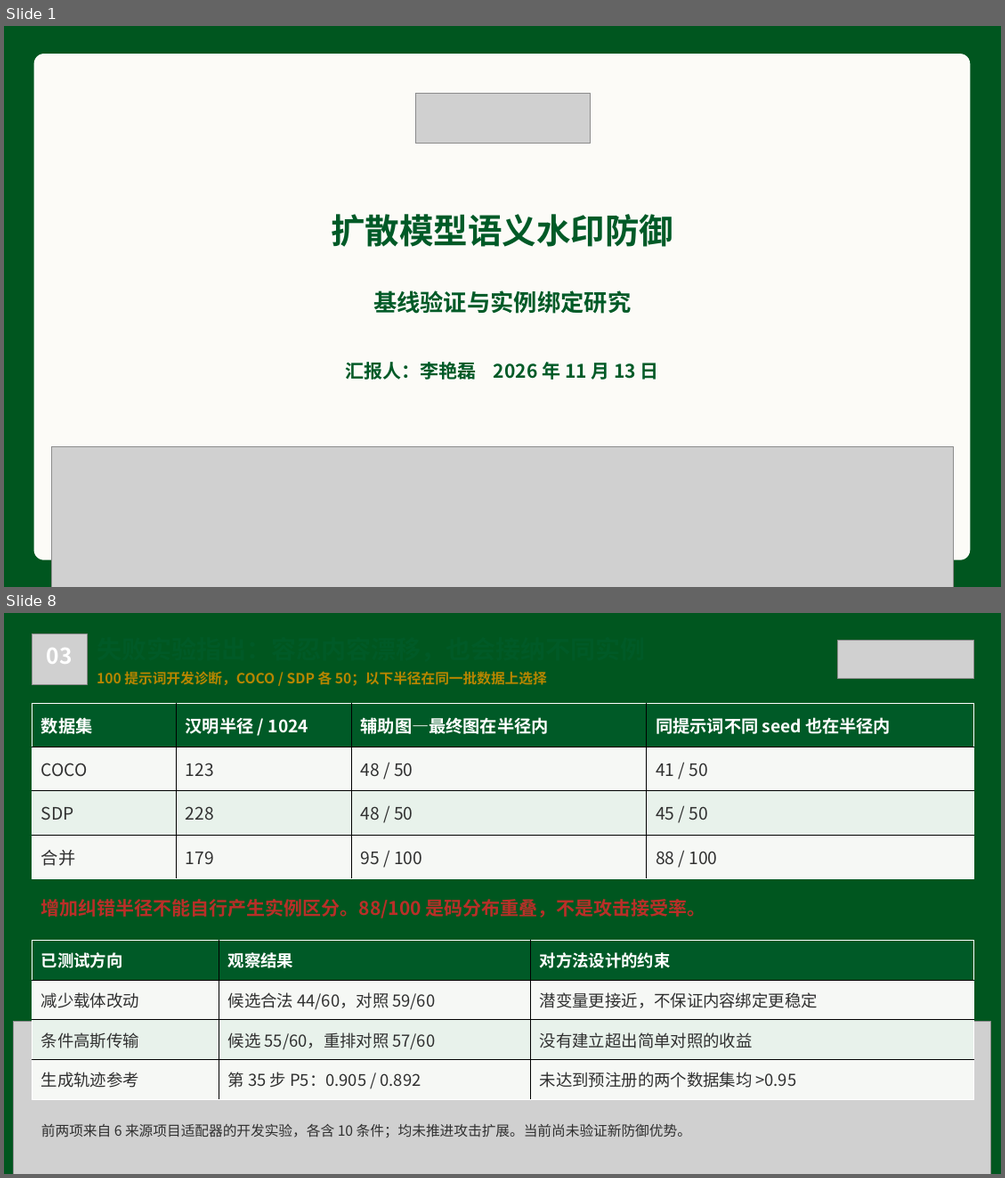
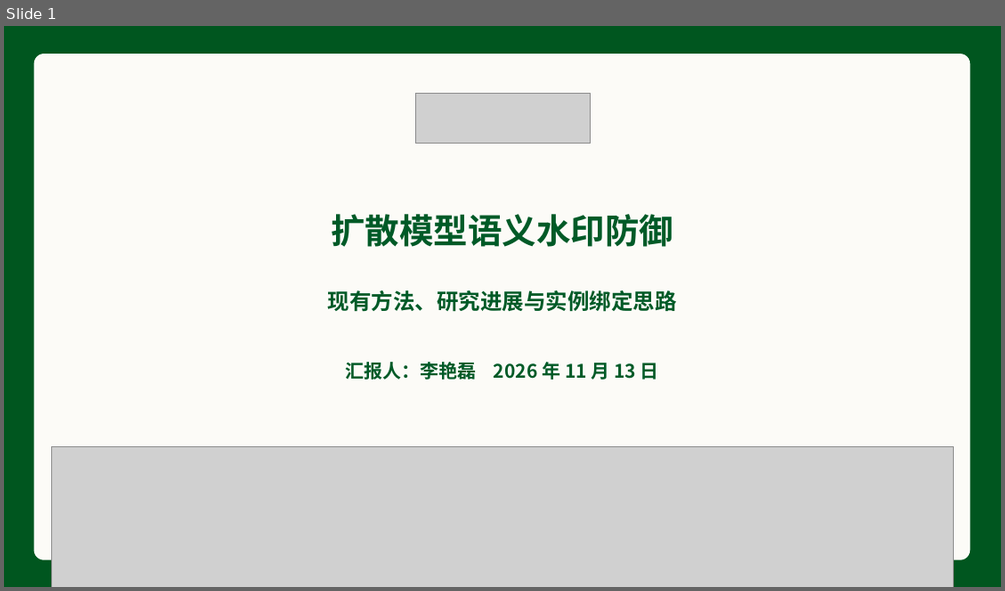
Before and after one commit to lylei5/watermark2, a slide deck: presentations/defense_briefing_20261113/output/语义水印防御研究汇报_中山大学_20261113.pptx. Shown one above the other, each under a label of ours: slides 1 and 8 before the commit, slide 1 after it; the slides between them are not shown. The pictures are 1005x1178 and 1005x591 pixels, drawn with LibreOffice and Linux fonts; fonts in the diff are those of the drawing; grey boxes stand for pictures; background and template pictures are left out. Boxes give left, top, right and bottom in pixels: in the first picture for what was removed or moved away, otherwise in the second. Text is boxed around its words. In the diff, an @@ line names an element or a change of style, - is before the commit and + after.

```diff
--- a/presentations/defense_briefing_20261113/output/语义水印防御研究汇报_中山大学_20261113.pptx
+++ b/presentations/defense_briefing_20261113/output/语义水印防御研究汇报_中山大学_20261113.pptx
@@ slide 8 removed at (x1=4, y1=613, x2=1001, y2=1174), background gradient #00561F @@
@@ picture removed at (x1=32, y1=634, x2=87, y2=685) @@
@@ text removed at (x1=47, y1=648, x2=73, y2=664) @@
-03
@@ picture removed at (x1=838, y1=640, x2=974, y2=679) @@
@@ text removed at (x1=97, y1=671, x2=547, y2=686) @@
-100 提示词开发诊断，COCO / SDP 各 50；以下半径在同一批数据上选择
@@ table removed at (x1=32, y1=704, x2=975, y2=878), 4 rows, 4 columns @@
-数据集 | 汉明半径 / 1024 | 辅助图—最终图在半径内 | 同提示词不同 seed 也在半径内
-COCO | 123 | 48 / 50 | 41 / 50
-SDP | 228 | 48 / 50 | 45 / 50
-合并 | 179 | 95 / 100 | 88 / 100
@@ text removed at (x1=41, y1=899, x2=706, y2=918) @@
-增加纠错半径不能自行产生实例区分。88/100 是码分布重叠，不是攻击接受率。
@@ table removed at (x1=32, y1=941, x2=975, y2=1099), 4 rows, 3 columns @@
-已测试方向 | 观察结果 | 对方法设计的约束
-减少载体改动 | 候选合法 44/60，对照 59/60 | 潜变量更接近，不保证内容绑定更稳定
-条件高斯传输 | 候选 55/60，重排对照 57/60 | 没有建立超出简单对照的收益
-生成轨迹参考 | 第 35 步 P5：0.905 / 0.892 | 未达到预注册的两个数据集均 >0.95
@@ picture removed at (x1=14, y1=1022, x2=991, y2=1174) @@
@@ text removed at (x1=41, y1=1124, x2=691, y2=1137) @@
-前两项来自 6 来源项目适配器的开发实验，各含 10 条件；均未推进攻击扩展。当前尚未验证新防御优势。
@@ slide 1 changed as well @@
@@ text at (x1=328, y1=290, x2=677, y2=312): text changed; size 22.5 to 21 pt @@
-基线验证与实例绑定研究
+现有方法、研究进展与实例绑定思路
```
Also in this commit, not shown: 2 other slides changed, 7 slides added, 6 other slides removed, 7 other files.
